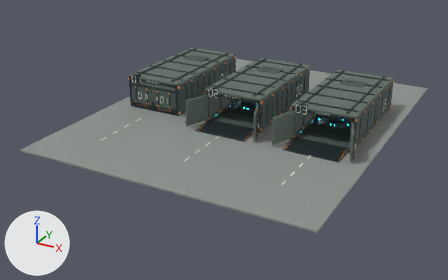
The glTF model assets/hover-tank/containers/mork_container_diorama.glb, before and after one commit.
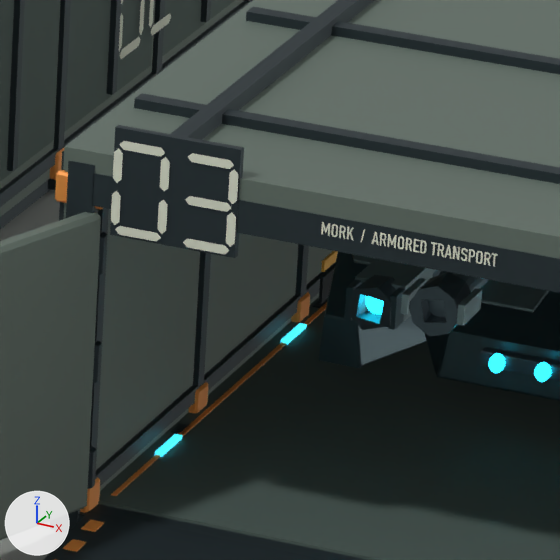
The first picture shows the older version from a camera (50 mm lens) standing at (31.7, -66.9, 27.9) and looking at (-1.7, -6.2, -2.5). The close-ups show the older and then the newer version on the part from 64% to 75% of the width and 33% to 51% of the height of that picture. Only the edits that show in the close-ups are written down. The lights are fixed; the arrows at lower left show +X, +Y and +Z. Where no turn or scale is listed for an object, it has been applied to the vertices. Vertices at exactly the same position are counted once.

The first close-up shows 'Geometry_DOOR_03_L_Transport / armored olive', 'Geometry_RAMP_03_Transport / graphite frame', 'Geometry_ROOF_03_Transport / armored olive', 'Geometry_ROOF_03_Transport / graphite frame', 'Geometry_SHELL_02.001_Transport / graphite frame', 'Geometry_SHELL_02.001_Transport / inset panels', 'Geometry_SHELL_03_Transport / armored olive', 'Geometry_SHELL_03_Transport / graphite frame', 'Geometry_SHELL_03_Transport / inset panels', 'Geometry_SHELL_03_Transport / ivory stencil', 'Geometry_VEHICLE_03_Edge metal / graphite.003', 'Geometry_VEHICLE_03_Mork armor / midnight petrol.002' and 13 more.
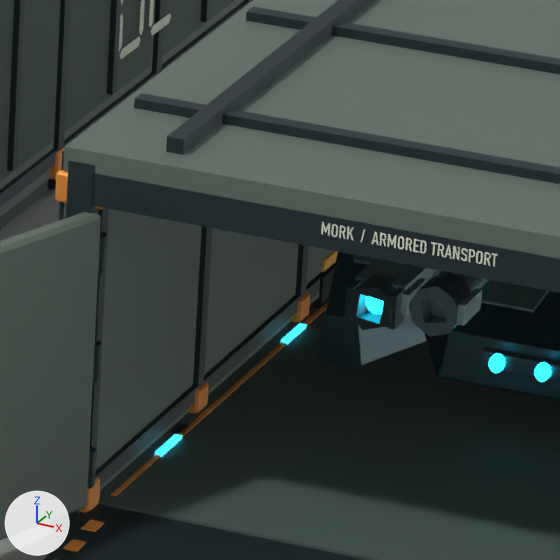
Where the newer file only moved an object's origin or applied its transform, the numbers keep the older frame.

Changed parts and their boxes [x1, y1, x2, y2] in the close-ups (560 x 560 px):
'Geometry_SHELL_03_Transport / graphite frame', reshaped
    before: [50, 125, 560, 560]
    after: [50, 151, 560, 560]
'Geometry_SHELL_03_Transport / ivory stencil', reshaped
    before: [111, 141, 498, 267]
    after: [321, 222, 498, 267]
part 1 of me_cube_587, deleted
    before: [110, 125, 244, 258]
part 2 of me_stencil_bar_190, deleted
    before: [111, 141, 238, 254]

The change, as a list of edits to the scene's bpy script:
```text
Change me_cube_587:
    used by ob_geometry_shell_03_transport___graphite_frame; location = (11.0, 0.0, 0.12)
    remove me_cube_587.from_pydata(...)  # 784 vertices, 1384 faces; spans x -3.83..3.83, y -7.47..7.45, z -0.12..4.3
    add me_cube_587.from_pydata(...)  # 776 vertices, 1372 faces; spans x -3.83..3.83, y -7.46..7.45, z -0.12..3.88
    me_cube_587 part 1: the loose piece of 8 vertices spanning x -3.09..-1.77, y -7.47..-7.39, z 3.17..4.3 is deleted
Change me_stencil_bar_190:
    used by ob_geometry_shell_03_transport___ivory_stencil; location = (7.28, 3.8, 1.1)
    remove me_stencil_bar_190.from_pydata(...)  # 776 vertices, 692 faces; spans x 0.0..7.45, y -11.28..0.84, z -0.01..3.2
    add me_stencil_bar_190.from_pydata(...)  # 710 vertices, 648 faces; spans x 0.0..7.45, y -11.28..0.84, z -0.01..2.73
    me_stencil_bar_190 part 2: 11 loose pieces with 66 vertices, spanning x 0.64..1.95, y -11.28, z 2.21..3.2, are deleted
```
